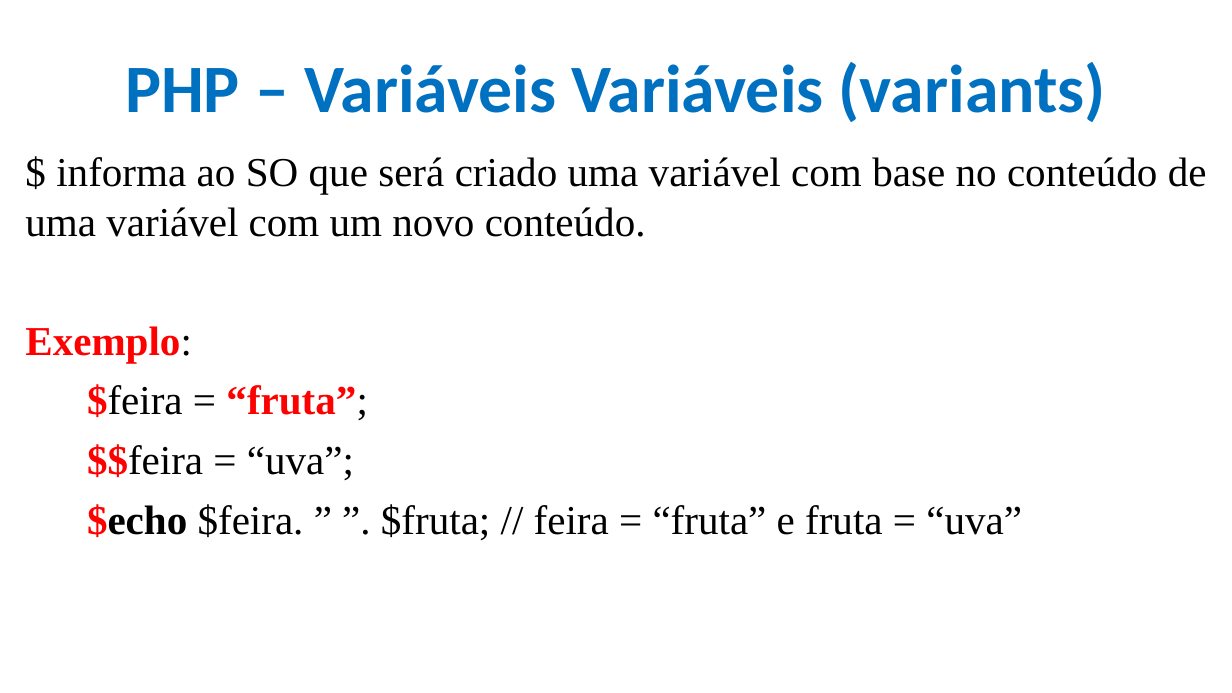
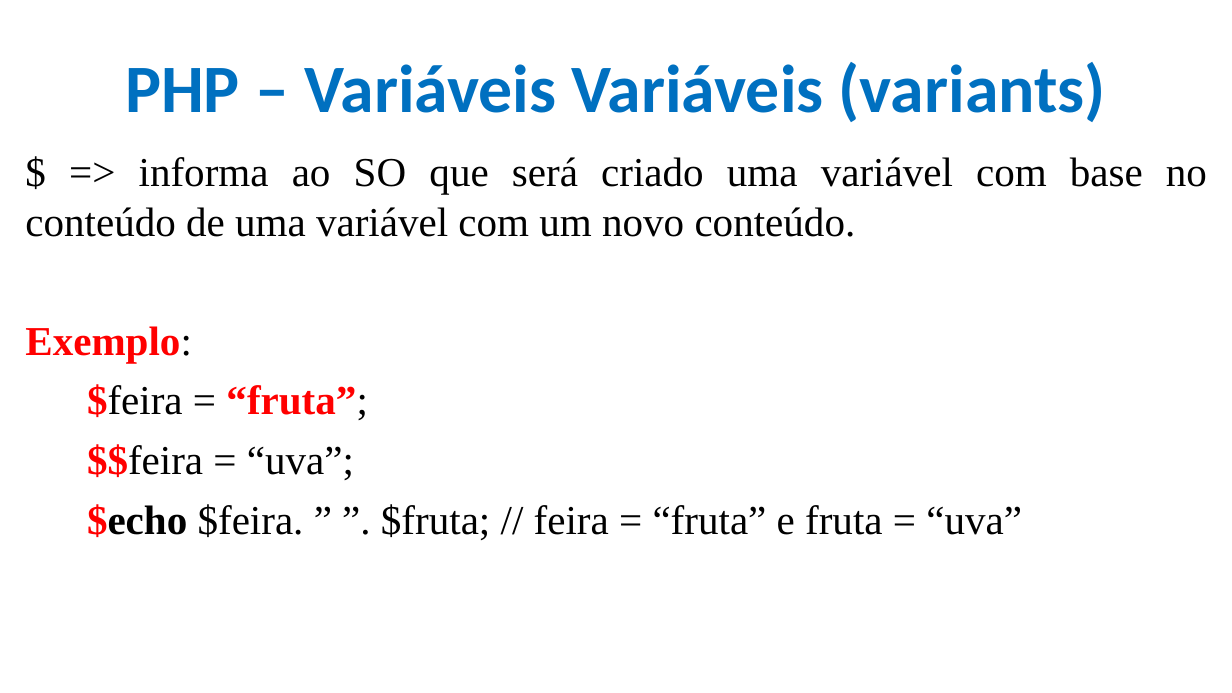
Before and after one commit to CloudEducationBrazil/WydenDesenvolvimentoWebPHP, a slide deck: slide 13 of 01 Classes/Aula 12 e 13 Desenvolvimento Web PHP - PHP.pptx. Drawn at 1232x693 pixels with LibreOffice and Linux fonts; fonts in the diff are those of the drawing; background and template pictures are left out. Boxes give left, top, right and bottom in pixels: in the first picture for what was removed or moved away, otherwise in the second. Text is boxed around its words. In the diff, an @@ line names an element or a change of style, - is before the commit and + after.

```diff
--- a/01 Classes/Aula 12 e 13 Desenvolvimento Web PHP - PHP.pptx
+++ b/01 Classes/Aula 12 e 13 Desenvolvimento Web PHP - PHP.pptx
@@ text at [25, 157, 1207, 237]: text changed @@
-$ informa ao SO que será criado uma variável com base no conteúdo de uma variável com um novo conteúdo.
+$ => informa ao SO que será criado uma variável com base no conteúdo de uma variável com um novo conteúdo.
```
Also in this commit, not shown: 5 other slides changed, 17 slides added.
